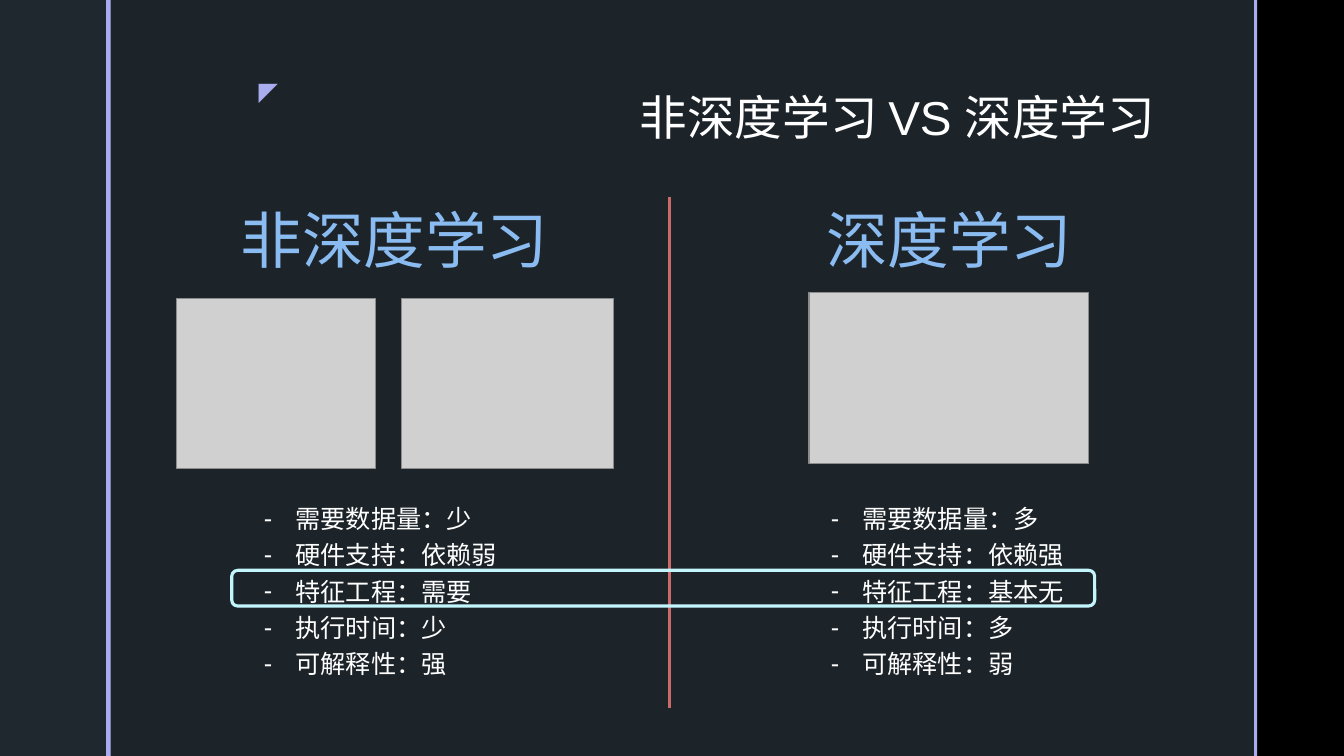
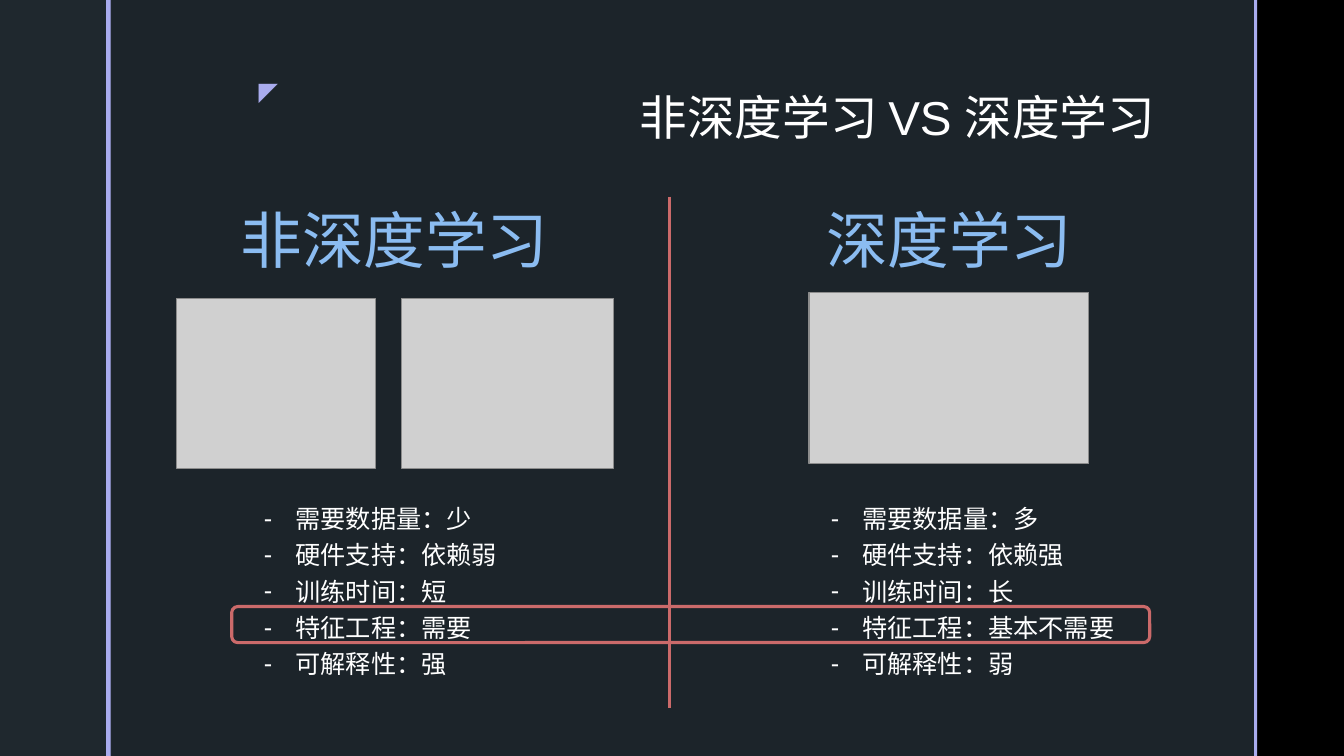
Before and after one commit to SakigamiYang/PyCon, a slide deck: slide 7 of Python-Meetup/20210523/深度学习简介.pptx. Drawn at 1344x756 pixels with LibreOffice and Linux fonts; fonts in the diff are those of the drawing; grey boxes stand for pictures; background and template pictures are left out. Boxes give left, top, right and bottom in pixels: in the first picture for what was removed or moved away, otherwise in the second. Text is boxed around its words. In the diff, an @@ line names an element or a change of style, - is before the commit and + after.

```diff
--- a/Python-Meetup/20210523/深度学习简介.pptx
+++ b/Python-Meetup/20210523/深度学习简介.pptx
@@ text at (295, 579, 446, 607): paragraph added @@
+– 训练时间：短
@@ text at (862, 579, 1114, 643): text changed @@
-– 特征工程：基本无
-– 执行时间：多
+– 训练时间：长
+– 特征工程：基本不需要
@@ rounded rectangle: place and size @@
-rounded rectangle at (232, 571, 1095, 606)
+rounded rectangle at (232, 607, 1150, 643)
@@ rounded rectangle at (232, 607, 1150, 643): outline #C2F5FC 2.25 pt to #CB6A6A 2.25 pt @@
@@ text at (295, 615, 446, 639): paragraph removed @@
-– 执行时间：少
```
Also in this commit, not shown: 11 other slides changed, 2 slides added, 2 other files.
